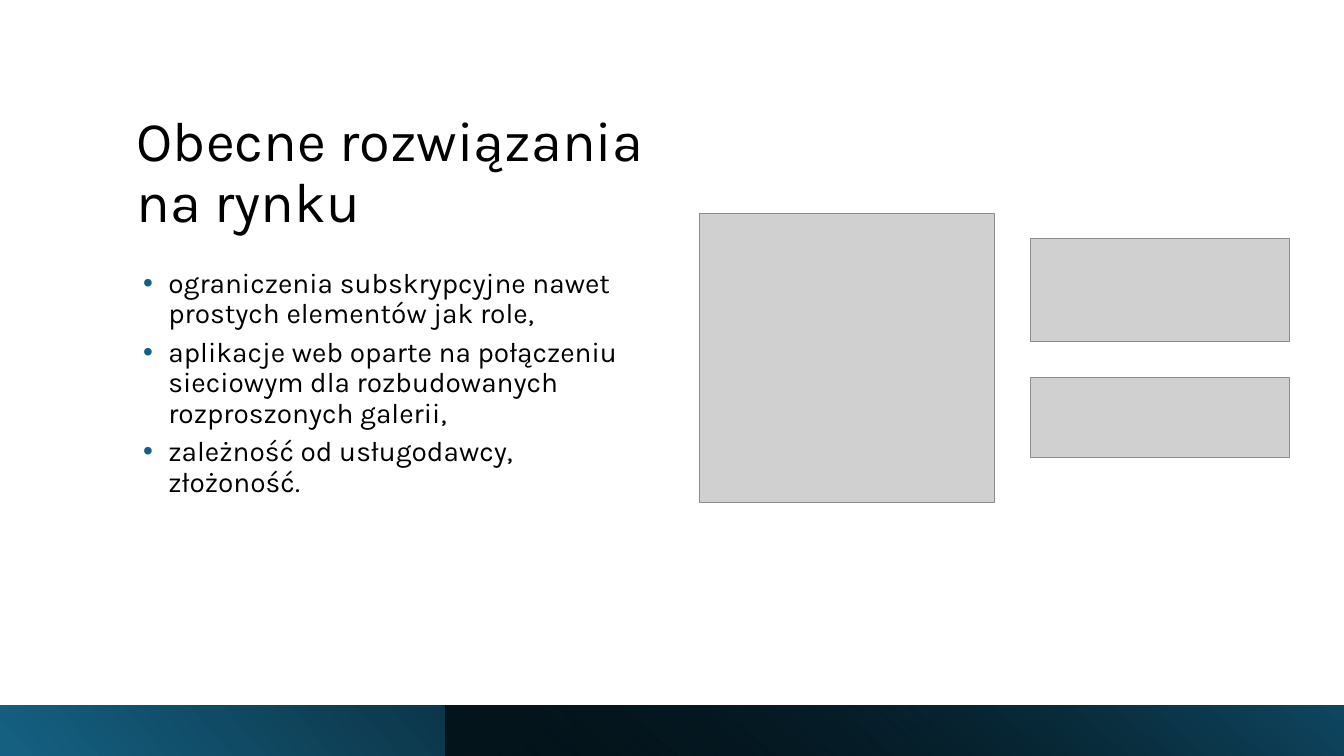
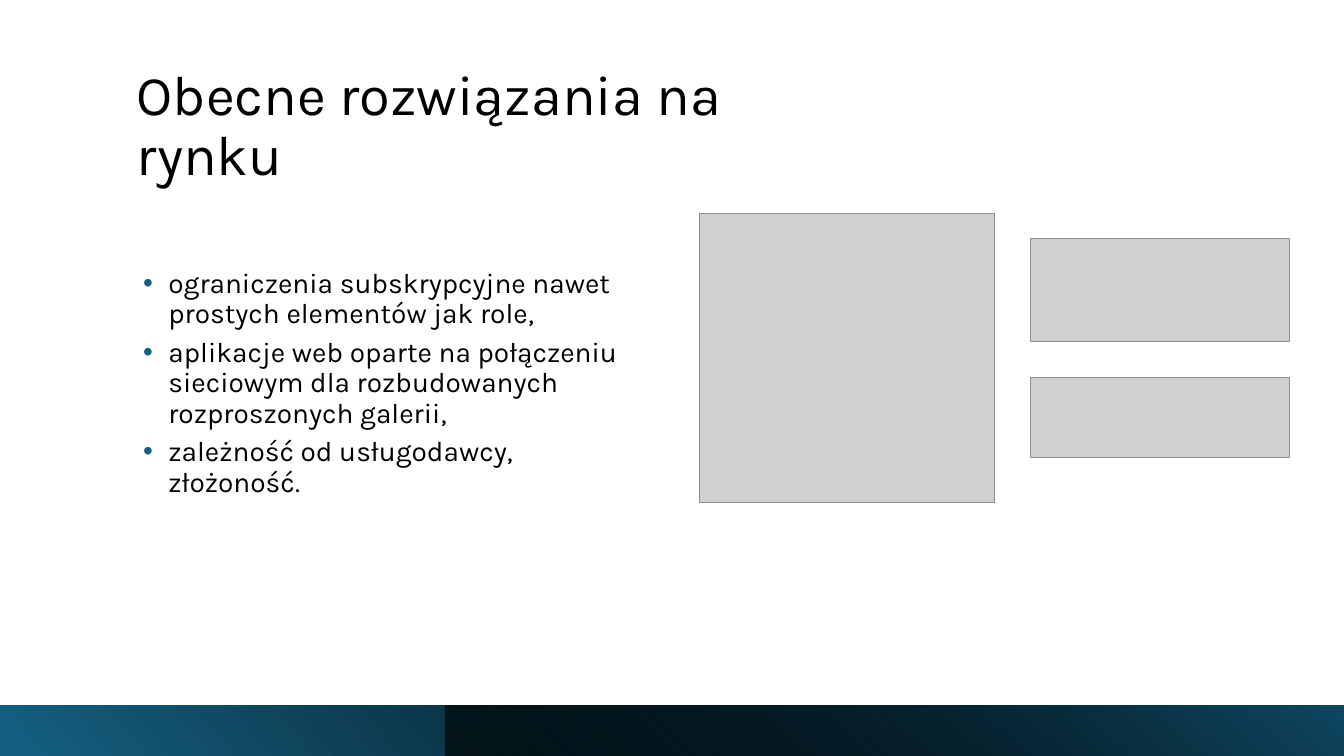
Before and after one commit to oliwiaglodek/MuzeumWPF, a slide deck: slide 7 of Prezentacja na obronę.pptx. Drawn at 1344x756 pixels with LibreOffice and Linux fonts; fonts in the diff are those of the drawing; grey boxes stand for pictures. Boxes give left, top, right and bottom in pixels: in the first picture for what was removed or moved away, otherwise in the second. Text is boxed around its words. In the diff, an @@ line names an element or a change of style, - is before the commit and + after.

```diff
--- a/Prezentacja na obronę.pptx
+++ b/Prezentacja na obronę.pptx
@@ title "Obecne rozwiązania na rynku" rewrapped from <box>137,122,643,235</box> to <box>137,76,722,189</box> @@
```
Also in this commit, not shown: 1 other slide changed.
